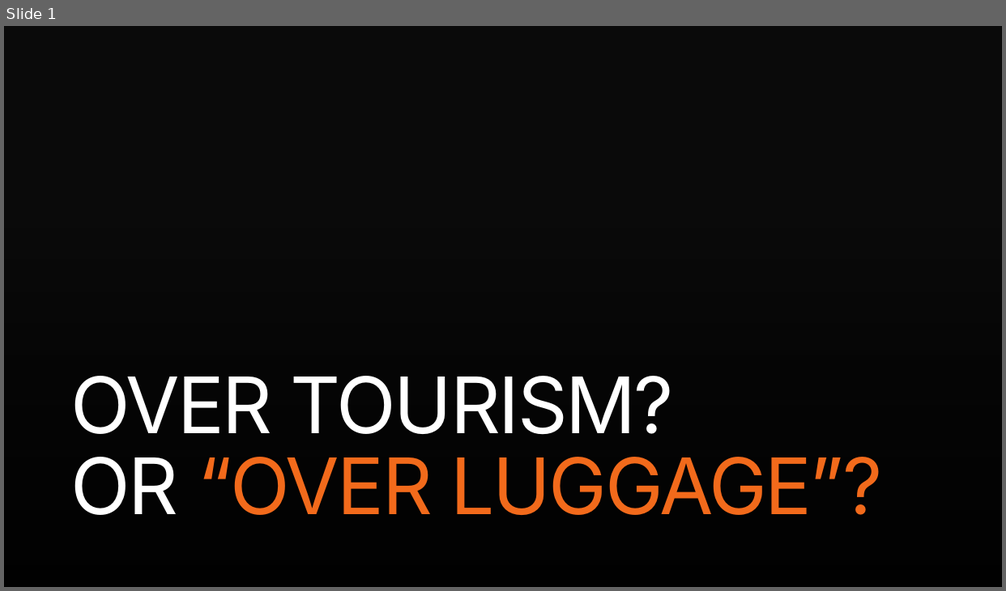
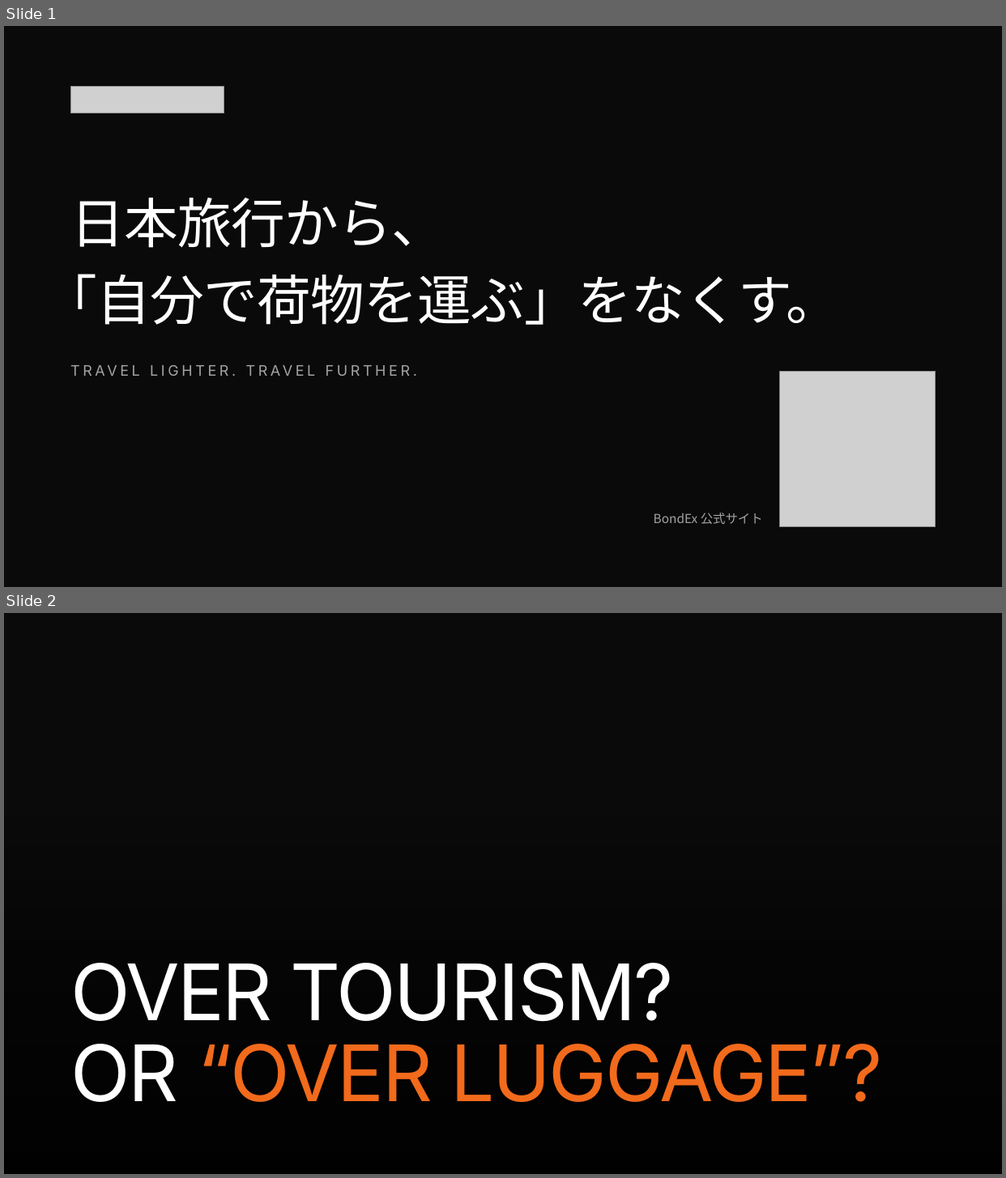
Before and after one commit to takumajojo/bondex-app, a slide deck: docs/collateral/seminar-luggage/out/BondEx_Seminar_Final.pptx. Shown one above the other, each under a label of ours: slide 1 before the commit, slides 1 and 2 after it. The pictures are 1006x591 and 1006x1178 pixels, drawn with LibreOffice and Linux fonts; fonts in the diff are those of the drawing; grey boxes stand for pictures; background and template pictures are left out. Boxes give left, top, right and bottom in pixels: in the first picture for what was removed or moved away, otherwise in the second. Text is boxed around its words. In the diff, an @@ line names an element or a change of style, - is before the commit and + after.

```diff
--- a/docs/collateral/seminar-luggage/out/BondEx_Seminar_Final.pptx
+++ b/docs/collateral/seminar-luggage/out/BondEx_Seminar_Final.pptx
@@ slide 1 added at [4,26,1002,587], background #0A0A0A @@
@@ picture added at [70,87,224,113] @@
@@ text added at [44,198,841,325], 52 pt, text #FFFFFF @@
+日本旅行から、
+「自分で荷物を運ぶ」をなくす。
@@ text added at [70,359,464,380], 14 pt, text #A3A3A3 @@
+TRAVEL LIGHTER. TRAVEL FURTHER.
@@ picture added at [780,371,936,527] @@
@@ text added at [654,513,763,524], 12 pt, text #A3A3A3 @@
+BondEx 公式サイト
@@ what was slide 1 is now slide 2 @@
```
Also in this commit, not shown: 14 other files.
